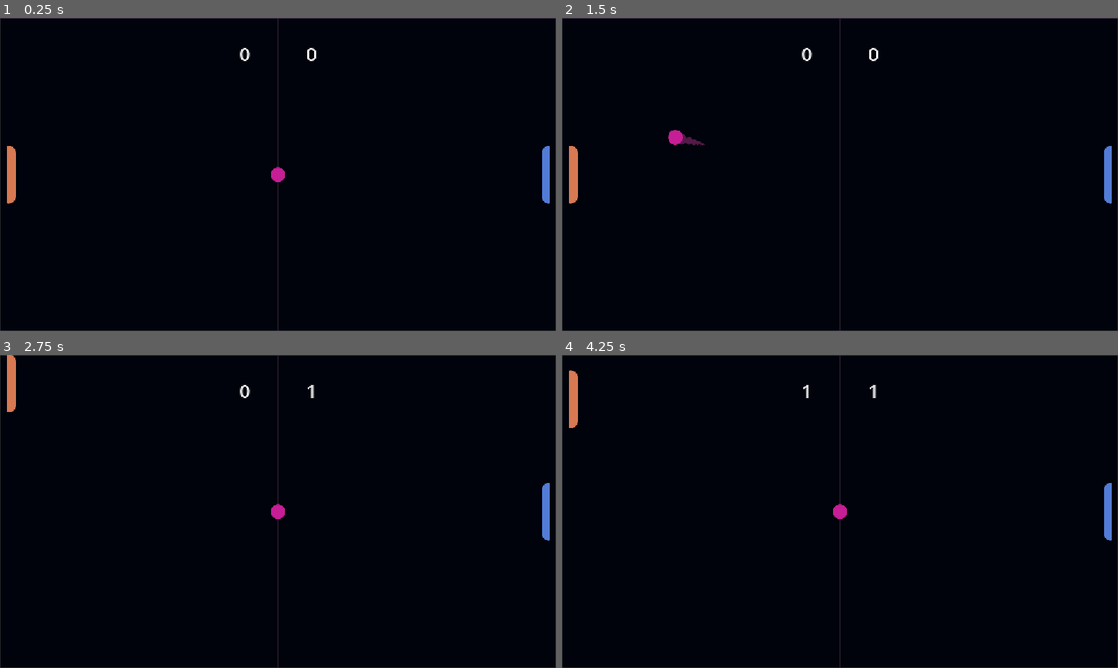
Above: before the commit, frames 1-4 (two rows, left to right).
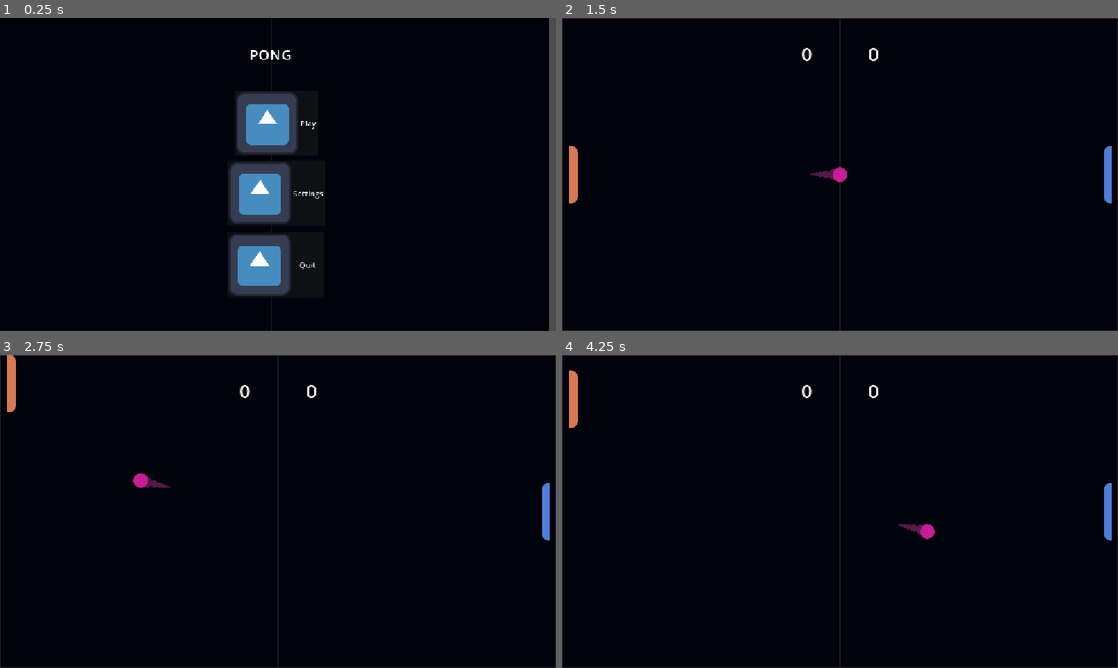
Above: after the commit, the same moments.

Repository: handup/pingalexpongavel
Game: Godot game, scene res://game_mode_manager.tscn
Two runs of this game, one before a commit and one after it. Both use one fixed random seed, a clock stepped at 60 frames per second and the inputs below. Before the commit the project starts from res://scenes/game.tscn. The engine's default icon, where the game draws it, is replaced by a stand-in: a white triangle on a blue panel in a dark square.
Inputs (mouse positions are in pixels of both pictures, inside the frame that each line leads up to):
- Up to frame 1 (0.25 s): no input
- Up to frame 2 (1.5 s): click (834, 124) at 0.5 s, where only the run after the commit has a clickable "Local VS"; click (834, 124) at 1.25 s, where only the run after the commit has a clickable "Local VS"
- Up to frame 3 (2.75 s): hold W (player1_up) from 2.03 s (still down); tap Down (player2_down) at 2.1 s; tap Up (player2_up) at 2.3 s
- Up to frame 4 (4.25 s): release W (player1_up) at 2.78 s; hold S (player1_down) 2.78-3.53 s; tap Up (player2_up) at 2.85, 3.8 s; tap Down (player2_down) at 3.05, 3.6 s; hold W (player1_up) from 3.53 s (still down)

The runs differ from the first frame. In frame 1, 9.1% of the frame differs, in the area x 0-100%, y 0-100%; in frame 2, 0.3%; in frame 3, 0.3%; in frame 4, 0.4%.

Commit message:
menu and separate vs AI game mode

Diff:
--- /dev/null
+++ b/game_mode_manager.gd
@@ -0,0 +1,11 @@
+extends Node2D
+@onready var menu: Node2D = $Menu
+
+var string = "Test"
+# Called when the node enters the scene tree for the first time.
+func _ready() -> void:
+	pass
+
+# Called every frame. 'delta' is the elapsed time since the previous frame.
+func _process(delta: float) -> void:
+	pass
--- /dev/null
+++ b/game_mode_manager.tscn
@@ -0,0 +1,9 @@
+[gd_scene format=3 uid="uid://b2xl2okgcg5yb"]
+
+[ext_resource type="Script" uid="uid://b51gquutdi7wp" path="res://game_mode_manager.gd" id="1_qj8ja"]
+[ext_resource type="PackedScene" uid="uid://cbcq23ef3sbes" path="res://scenes/menu/menu.tscn" id="2_ivv5v"]
+
+[node name="Game_mode_manager" type="Node2D" unique_id=1119512493]
+script = ExtResource("1_qj8ja")
+
+[node name="Menu" parent="." unique_id=1777264290 instance=ExtResource("2_ivv5v")]
--- /dev/null
+++ b/globals.gd
@@ -0,0 +1,2 @@
+extends Node
+var gameMode = ""
--- /dev/null
+++ b/menu.gd
@@ -0,0 +1,4 @@
+extends Node2D
+
+func _on_play_pressed() -> void:
+	get_tree().change_scene_to_file("res://scenes/menu/menu_play.tscn")
--- a/project.godot
+++ b/project.godot
@@ -11,9 +11,14 @@
 [application]
 
 config/name="Ping-alex-ong"
-run/main_scene="uid://cayps8rjv2oir"
+run/main_scene="uid://b2xl2okgcg5yb"
 config/features=PackedStringArray("4.7", "GL Compatibility")
 config/icon="res://icon.svg"
+
+[autoload]
+
+GameModeManager="*uid://b51gquutdi7wp"
+Globals="*uid://curnugrrcgvxf"
 
 [display]
 
--- a/scenes/Ball.tscn
+++ b/scenes/Ball.tscn
@@ -18,7 +18,6 @@
 shape = SubResource("CircleShape2D_g2els")
 
 [node name="Trail" type="Sprite2D" parent="." unique_id=1413010765]
-visible = false
 position = Vector2(0.015138625, -0.016994473)
 rotation = -5.4942966
 scale = Vector2(0.9999999, 0.9999999)
--- a/scenes/arbitru'.gd
+++ b/scenes/arbitru'.gd
@@ -2,6 +2,8 @@
 
 @onready var player_score: Label = $Player_Score
 @onready var enemy_score: Label = $Enemy_Score
+@onready var player_2: CharacterBody2D = $"../Player2"
+const GAME_MODE_MANAGER = preload("uid://b2xl2okgcg5yb")
 
 var Player_score = 0
 var Enemy_score = 0
--- /dev/null
+++ b/scenes/arbitru'.tscn
@@ -0,0 +1,23 @@
+[gd_scene format=3 uid="uid://dcvbg332taji0"]
+
+[ext_resource type="Script" uid="uid://dtmwygvya045t" path="res://scenes/arbitru'.gd" id="1_htmg0"]
+
+[node name="Arbitru\'" type="Node2D" unique_id=1493378622]
+script = ExtResource("1_htmg0")
+
+[node name="Player_Score" type="Label" parent="." unique_id=788063735]
+offset_left = 482.0
+offset_top = 45.0
+offset_right = 563.0
+offset_bottom = 100.0
+theme_override_font_sizes/font_size = 40
+text = "0"
+
+[node name="Enemy_Score" type="Label" parent="." unique_id=894981582]
+offset_left = 562.0
+offset_top = 45.0
+offset_right = 643.0
+offset_bottom = 100.0
+theme_override_font_sizes/font_size = 40
+text = "0"
+horizontal_alignment = 2
--- a/scenes/ball.gd
+++ b/scenes/ball.gd
@@ -3,19 +3,22 @@
 @onready var player_1: Node2D = $"../Player"
 @onready var player_2: CharacterBody2D = $"../Player2"
 @onready var timer: Timer = $RespawnTimer
+@onready var texture_rect: TextureRect = $"../TextureRect"
 
 const SPEED = 700
 var bounces = 0 # maybe todo increase sound effect pitch and ball color too
+const CENTER_COORDS = Vector2(562.0, 323.5)
 
 func respawn():
 	bounces = 0
 	velocity.y = 0
 	velocity.x = 0
 	trail.visible = false
-	position = Vector2(562.0, 323.5)
+	position = CENTER_COORDS # get by texture_rect.position
 	timer.start()
 
 func _ready() -> void:
+	print(texture_rect.position)
 	timer.start()
 
 func _physics_process(delta):
--- a/scenes/game.tscn
+++ b/scenes/game.tscn
@@ -3,11 +3,14 @@
 [ext_resource type="PackedScene" uid="uid://cutgqno2h0ng3" path="res://scenes/player.tscn" id="1_uwrxv"]
 [ext_resource type="PackedScene" uid="uid://q307vfwr0g8a" path="res://scenes/arena.tscn" id="2_lnu2h"]
 [ext_resource type="PackedScene" uid="uid://bhu5yr56gsy0f" path="res://scenes/Ball.tscn" id="3_lbhrr"]
-[ext_resource type="Script" uid="uid://dtmwygvya045t" path="res://scenes/arbitru'.gd" id="4_lbhrr"]
+[ext_resource type="PackedScene" uid="uid://dcvbg332taji0" path="res://scenes/arbitru'.tscn" id="4_p57ef"]
 [ext_resource type="PackedScene" uid="uid://t3dg106v41h" path="res://scenes/player2.tscn" id="5_iywne"]
 [ext_resource type="Texture2D" uid="uid://b6w5ep2ef3h4k" path="res://assets/Board.png" id="6_p57ef"]
 
 [node name="Game" type="Node2D" unique_id=1186145034]
+
+[node name="Player2" parent="." unique_id=787477257 instance=ExtResource("5_iywne")]
+position = Vector2(1116, 323.5)
 
 [node name="Ball" parent="." unique_id=1392445141 instance=ExtResource("3_lbhrr")]
 position = Vector2(562, 323.5)
@@ -19,29 +22,8 @@
 
 [node name="Arena" parent="." unique_id=1076363587 instance=ExtResource("2_lnu2h")]
 
-[node name="Arbitru\'" type="Node2D" parent="." unique_id=2086508367]
+[node name="Arbitru\'" parent="." unique_id=1493378622 instance=ExtResource("4_p57ef")]
 unique_name_in_owner = true
-script = ExtResource("4_lbhrr")
-
-[node name="Player_Score" type="Label" parent="Arbitru\'" unique_id=1212345581]
-offset_left = 482.0
-offset_top = 45.0
-offset_right = 563.0
-offset_bottom = 100.0
-theme_override_font_sizes/font_size = 40
-text = "0"
-
-[node name="Enemy_Score" type="Label" parent="Arbitru\'" unique_id=78539596]
-offset_left = 562.0
-offset_top = 45.0
-offset_right = 643.0
-offset_bottom = 100.0
-theme_override_font_sizes/font_size = 40
-text = "0"
-horizontal_alignment = 2
-
-[node name="Player2" parent="." unique_id=787477257 instance=ExtResource("5_iywne")]
-position = Vector2(1116, 323.5)
 
 [node name="TextureRect" type="TextureRect" parent="." unique_id=234086355]
 z_index = -1
--- /dev/null
+++ b/scenes/menu/menu.tscn
@@ -0,0 +1,72 @@
+[gd_scene format=3 uid="uid://cbcq23ef3sbes"]
+
+[ext_resource type="Script" uid="uid://cggb5mj3ocvtp" path="res://menu.gd" id="1_037ec"]
+[ext_resource type="PackedScene" uid="uid://buy8l72mmgtlr" path="res://scenes/menu/menu_play.tscn" id="2_037ec"]
+[ext_resource type="Texture2D" uid="uid://b6w5ep2ef3h4k" path="res://assets/Board.png" id="2_y1o0p"]
+[ext_resource type="Texture2D" uid="uid://b3mkaosbetgbx" path="res://icon.svg" id="3_r8yej"]
+
+[sub_resource type="GDScript" id="GDScript_e0arn"]
+script/source = "extends Button
+
+
+# Called when the node enters the scene tree for the first time.
+func _ready() -> void:
+	pass # Replace with function body.
+
+
+# Called every frame. 'delta' is the elapsed time since the previous frame.
+func _process(delta: float) -> void:
+	pass
+"
+
+[node name="Menu" type="Node2D" unique_id=1777264290]
+script = ExtResource("1_037ec")
+
+[node name="Menu_play" parent="." unique_id=925857532 instance=ExtResource("2_037ec")]
+
+[node name="TextureRect" type="TextureRect" parent="." unique_id=1399720273]
+z_index = -1
+offset_left = -14.0
+offset_top = -1.0
+offset_right = 1138.0
+offset_bottom = 647.0
+texture = ExtResource("2_y1o0p")
+
+[node name="Play" type="Button" parent="TextureRect" unique_id=474411677]
+layout_mode = 0
+offset_left = 500.0
+offset_top = 151.0
+offset_right = 673.0
+offset_bottom = 287.0
+text = "Play"
+icon = ExtResource("3_r8yej")
+script = SubResource("GDScript_e0arn")
+
+[node name="Settings" type="Button" parent="TextureRect" unique_id=33466814]
+layout_mode = 0
+offset_left = 485.0
+offset_top = 296.0
+offset_right = 687.0
+offset_bottom = 432.0
+text = "Settings"
+icon = ExtResource("3_r8yej")
+
+[node name="Quit" type="Button" parent="TextureRect" unique_id=833608742]
+layout_mode = 0
+offset_left = 484.0
+offset_top = 444.0
+offset_right = 686.0
+offset_bottom = 580.0
+text = "Quit"
+icon = ExtResource("3_r8yej")
+
+[node name="Title" type="Label" parent="TextureRect" unique_id=1778547716]
+layout_mode = 0
+offset_left = 531.0
+offset_top = 55.0
+offset_right = 618.0
+offset_bottom = 97.0
+theme_override_font_sizes/font_size = 30
+text = "PONG"
+
+[connection signal="pressed" from="TextureRect/Play" to="." method="_on_play_pressed"]
--- /dev/null
+++ b/scenes/menu/menu_play.gd
@@ -0,0 +1,15 @@
+extends Node2D
+const ARBITRU_ = preload("uid://dcvbg332taji0")
+
+func _on_back_pressed() -> void:
+	get_tree().change_scene_to_file("res://scenes/menu/menu.tscn")
+
+
+func _on_local_vs_pressed() -> void:
+	get_tree().change_scene_to_file("res://scenes/game.tscn")
+	Globals.gameMode = "Local"
+
+
+func _on_ai_vs_pressed() -> void:
+	get_tree().change_scene_to_file("res://scenes/game.tscn")
+	Globals.gameMode = "AI"
--- /dev/null
+++ b/scenes/menu/menu_play.tscn
@@ -0,0 +1,56 @@
+[gd_scene format=3 uid="uid://buy8l72mmgtlr"]
+
+[ext_resource type="Script" uid="uid://8o40txxw68ii" path="res://scenes/menu/menu_play.gd" id="1_80fss"]
+[ext_resource type="Texture2D" uid="uid://b6w5ep2ef3h4k" path="res://assets/Board.png" id="1_p6hnj"]
+[ext_resource type="Texture2D" uid="uid://b3mkaosbetgbx" path="res://icon.svg" id="2_v8v1b"]
+
+[node name="Menu_play" type="Node2D" unique_id=1777264290]
+script = ExtResource("1_80fss")
+
+[node name="TextureRect" type="TextureRect" parent="." unique_id=1399720273]
+z_index = -1
+offset_left = -14.0
+offset_top = -1.0
+offset_right = 1138.0
+offset_bottom = 647.0
+texture = ExtResource("1_p6hnj")
+
+[node name="LocalVs" type="Button" parent="TextureRect" unique_id=474411677]
+layout_mode = 0
+offset_left = 476.0
+offset_top = 152.0
+offset_right = 677.0
+offset_bottom = 288.0
+text = "Local VS"
+icon = ExtResource("2_v8v1b")
+
+[node name="AIVs" type="Button" parent="TextureRect" unique_id=33466814]
+layout_mode = 0
+offset_left = 443.0
+offset_top = 294.0
+offset_right = 714.0
+offset_bottom = 430.0
+text = "Clanker Smacker"
+icon = ExtResource("2_v8v1b")
+
+[node name="Back" type="Button" parent="TextureRect" unique_id=833608742]
+layout_mode = 0
+offset_left = 476.0
+offset_top = 444.0
+offset_right = 678.0
+offset_bottom = 580.0
+text = "Back"
+icon = ExtResource("2_v8v1b")
+
+[node name="Title" type="Label" parent="TextureRect" unique_id=1778547716]
+layout_mode = 0
+offset_left = 531.0
+offset_top = 55.0
+offset_right = 618.0
+offset_bottom = 97.0
+theme_override_font_sizes/font_size = 30
+text = "PONG"
+
+[connection signal="pressed" from="TextureRect/LocalVs" to="." method="_on_local_vs_pressed"]
+[connection signal="pressed" from="TextureRect/AIVs" to="." method="_on_ai_vs_pressed"]
+[connection signal="pressed" from="TextureRect/Back" to="." method="_on_back_pressed"]
--- a/scenes/player_2.gd
+++ b/scenes/player_2.gd
@@ -1,14 +1,20 @@
 extends CharacterBody2D
 
-
 const SPEED = 650.0
-
+@onready var ball: CharacterBody2D = $"../Ball"
 
 func _physics_process(delta: float) -> void:
-	var direction := Input.get_axis("player2_up", "player2_down")
-	if direction:
-		velocity.y = direction * SPEED
-	else:
-		velocity.y = move_toward(velocity.y, 0, SPEED)
+	if Globals.gameMode == "Local":
+		var direction := Input.get_axis("player2_up", "player2_down")
+		if direction:
+			velocity.y = direction * SPEED
+		else:
+			velocity.y = move_toward(velocity.y, 0, SPEED)
+
+	elif Globals.gameMode == "AI":
+		if position.y < ball.position.y:
+			velocity.y = 1 * SPEED
+		else:
+			velocity.y = -1 * SPEED
 
 	move_and_slide()
Not shown, added: game_mode_manager.gd.uid
Not shown, added: globals.gd.uid
Not shown, added: menu.gd.uid
Not shown, added: scenes/menu/menu_play.gd.uid
